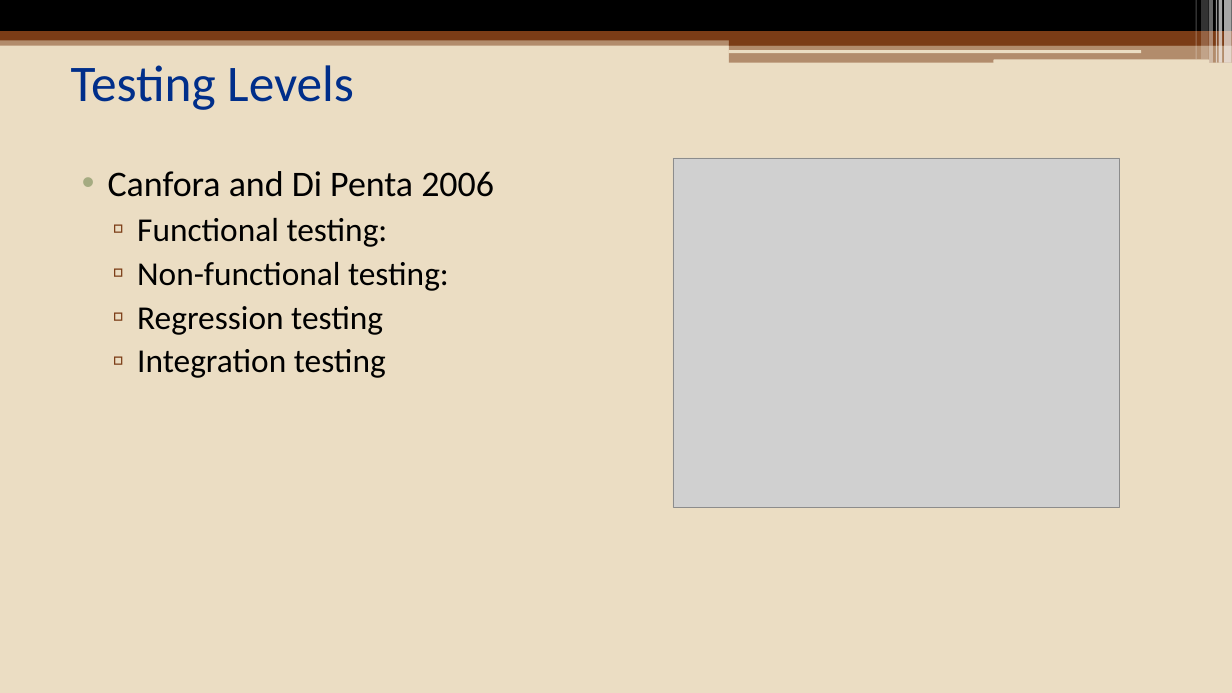
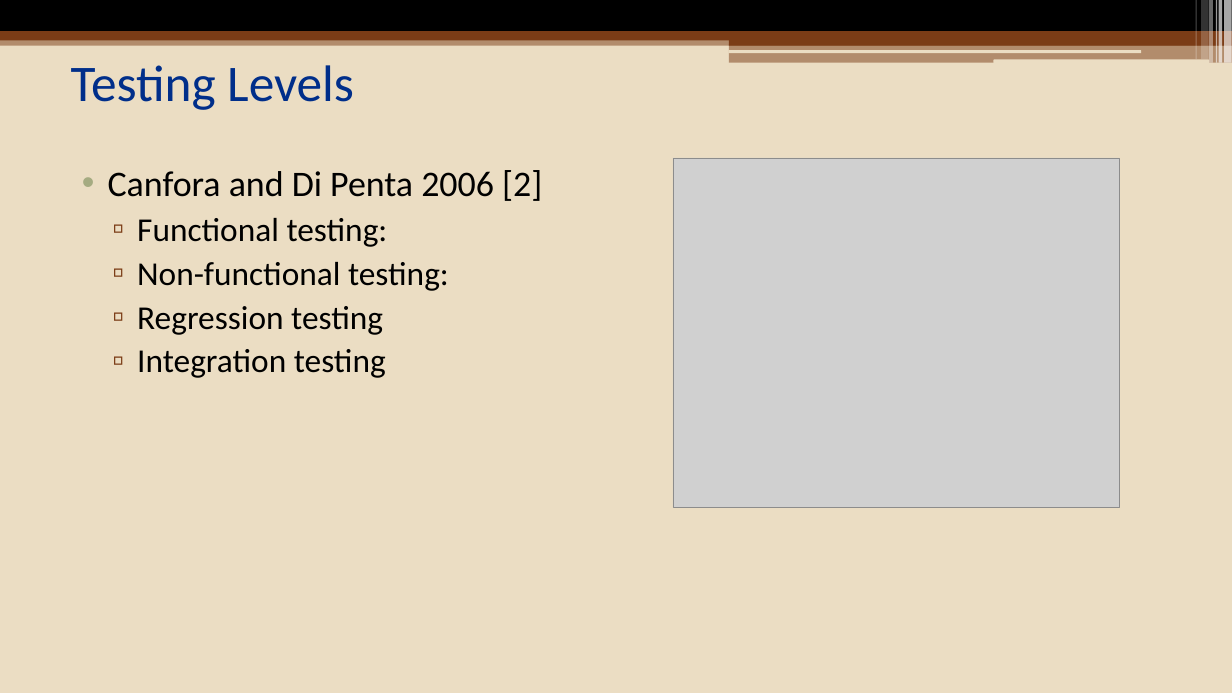
Before and after one commit to eozer/cinco_seminar, a slide deck: slide 4 of presentation/cinco_presentation.pptx. Drawn at 1232x693 pixels with LibreOffice and Linux fonts; fonts in the diff are those of the drawing; grey boxes stand for pictures. Boxes give left, top, right and bottom in pixels: in the first picture for what was removed or moved away, otherwise in the second. Text is boxed around its words. In the diff, an @@ line names an element or a change of style, - is before the commit and + after.

```diff
--- a/presentation/cinco_presentation.pptx
+++ b/presentation/cinco_presentation.pptx
@@ text at box(108, 170, 542, 201): text changed @@
-• Canfora and Di Penta 2006
+• Canfora and Di Penta 2006 [2]
```
Also in this commit, not shown: 1 slide removed.
